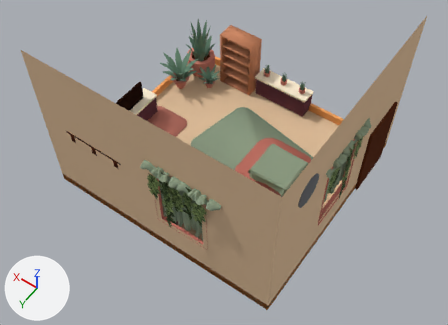
What one commit did to the Blender file Assets/Art/Bedroom2.blend.
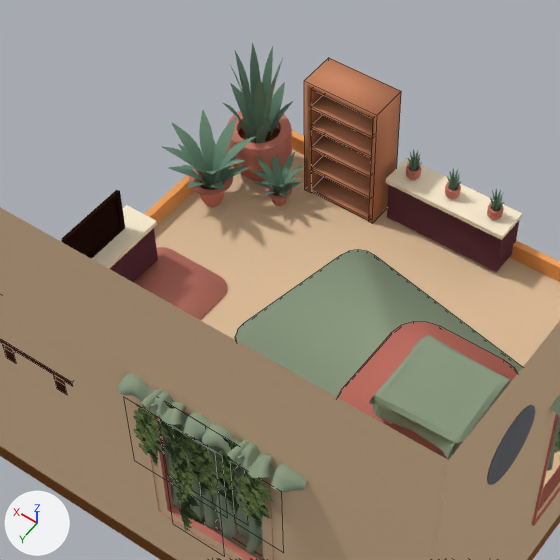
Each version is shown whole from a 50 mm camera at (-6.79, 9.71, 16.52) aimed at (-0.08, 0.32, 1.77), then close up on the part from 20% to 74% of the width and 0% to 74% of the height. The lights are fixed; the arrows at lower left show +X, +Y and +Z. The close-ups show mesh edges as thin lines.
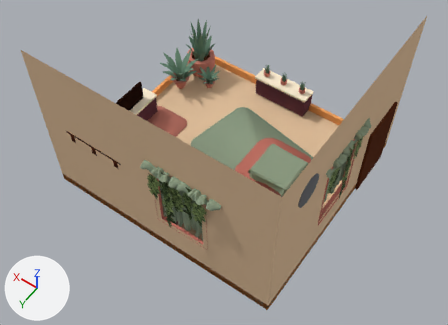
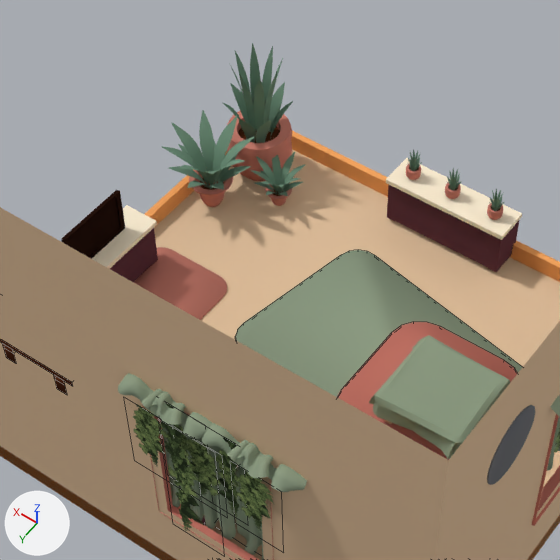
The edits, one by one:
Object 'Plane.010' (ob_plane_010) is now hidden.

Where the change shows, as pixel boxes [x1, y1, x2, y2] in the close-ups (560 x 560 px):
'Plane.010', hidden (brown)
    before: [304, 58, 401, 223]
